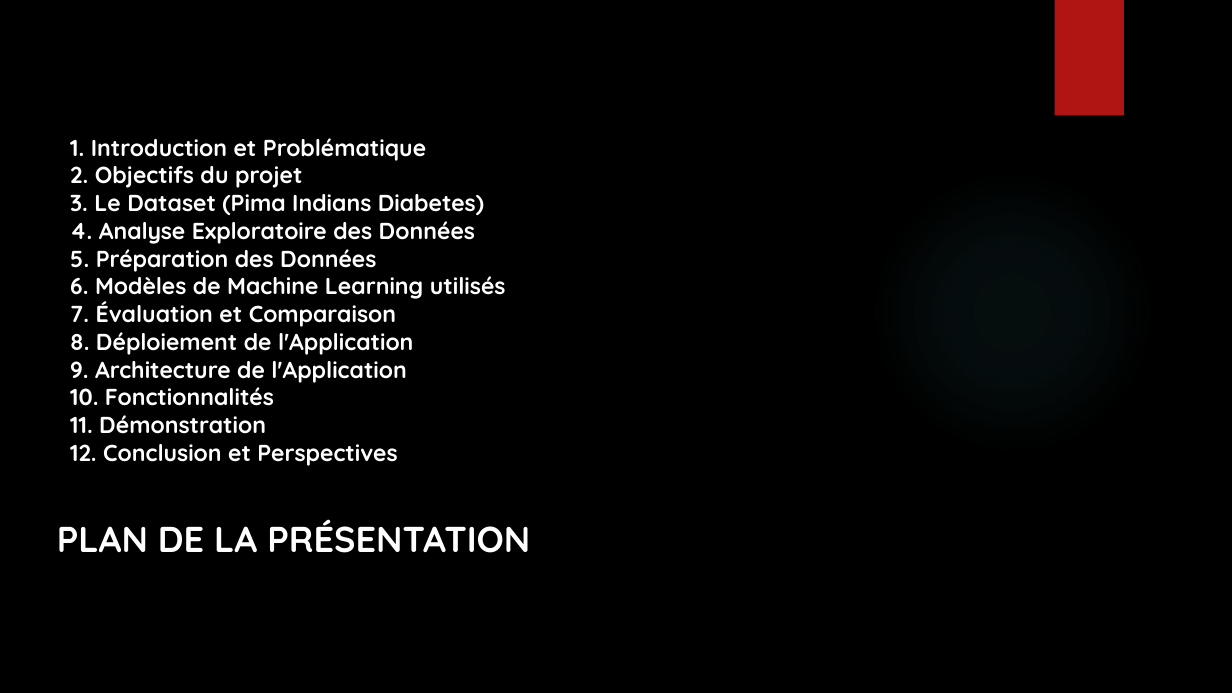
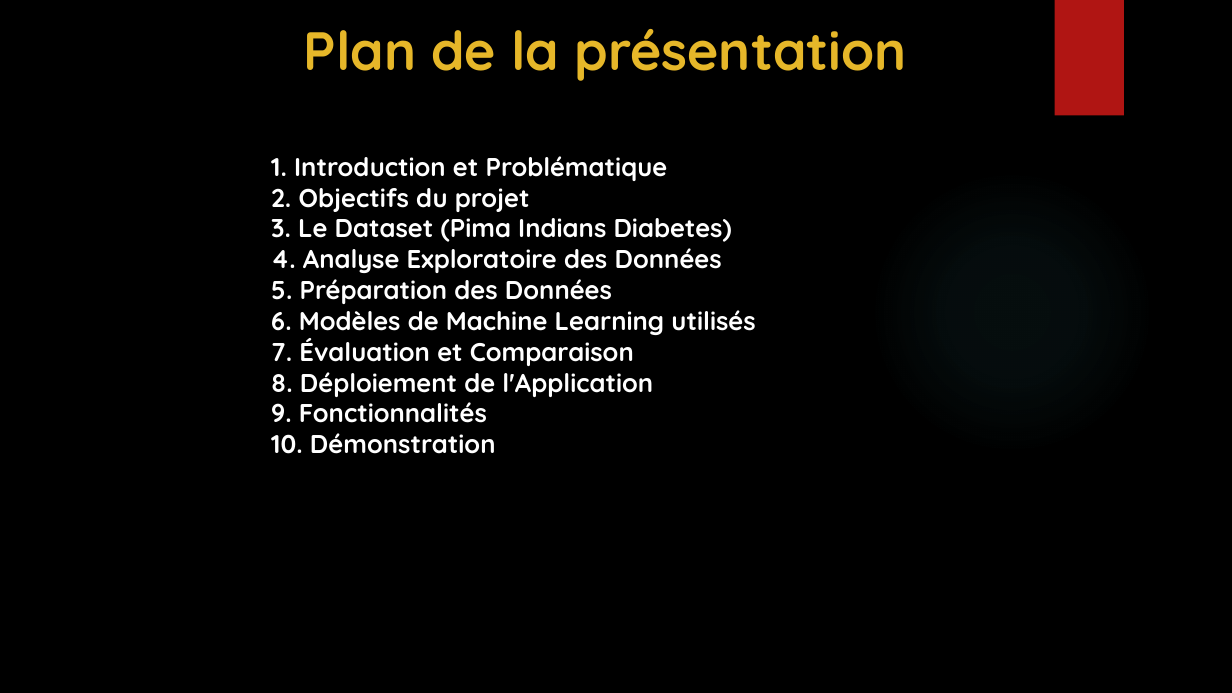
Before and after one commit to Mushobozi119997/DiabPredict, a slide deck: slide 2 of Fichier_Presentation DiabPredict.pptx. Drawn at 1232x693 pixels with LibreOffice and Linux fonts; fonts in the diff are those of the drawing; background and template pictures are left out. Boxes give left, top, right and bottom in pixels: in the first picture for what was removed or moved away, otherwise in the second. Text is boxed around its words. In the diff, an @@ line names an element or a change of style, - is before the commit and + after.

```diff
--- a/Fichier_Presentation DiabPredict.pptx
+++ b/Fichier_Presentation DiabPredict.pptx
@@ title at <box>303,29,907,81</box>: text changed; size 28 to 42 pt; text colour #FFFFFF to #E6B729 @@
-PLAN DE LA PRÉSENTATION
+Plan de la présentation
@@ text "1. Introduction et Problématique 2. ..." at <box>271,156,755,454</box>: vertical alignment bottom to top @@
@@ text at <box>271,156,755,454</box>: text changed; size 18 to 20 pt @@
-1. Introduction et Problématique
-2. Objectifs du projet
-3. Le Dataset (Pima Indians Diabetes)
-4. Analyse Exploratoire des Données
-5. Préparation des Données
-6. Modèles de Machine Learning utilisés
-7. Évaluation et Comparaison
-8. Déploiement de l'Application
-9. Architecture de l'Application
-10. Fonctionnalités
-11. Démonstration
-12. Conclusion et Perspectives
+1. Introduction et Problématique
+2. Objectifs du projet
+3. Le Dataset (Pima Indians Diabetes)
+4. Analyse Exploratoire des Données
+5. Préparation des Données
+6. Modèles de Machine Learning utilisés
+7. Évaluation et Comparaison
+8. Déploiement de l'Application
+9. Fonctionnalités
+10. Démonstration
```
Also in this commit, not shown: 3 other slides changed.
